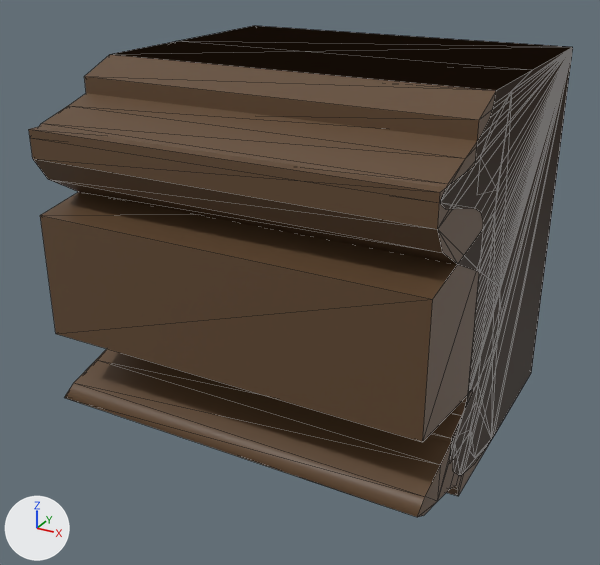
The glTF model game/assets/props/millwork_profile.glb as it was, and as the next commit left it.
The view is the same before and after, from a 50 mm lens placed at (0.967, -1.867, 0.818), pointed at (-0.028, -0.058, -0.086). Arrows for +X, +Y and +Z are at lower left; the lights stay in place. The first picture is the older version. Mesh edges are drawn as thin lines.

The first picture shows 'BeadedTrim', 'DoorCasing', 'WainscotFrame'.
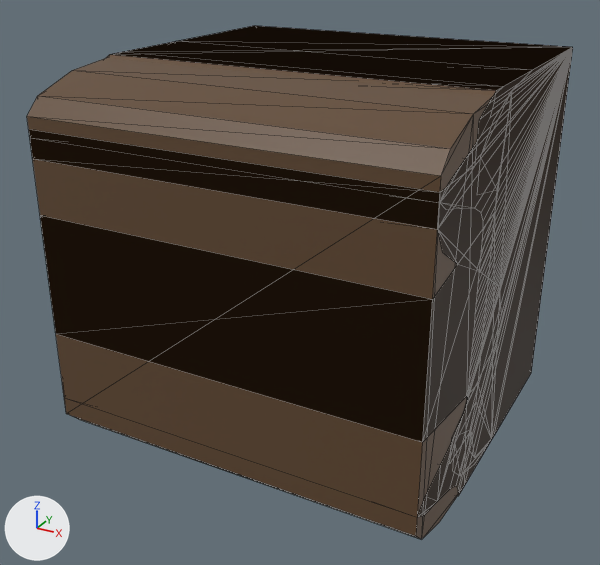
Commit message: Build Blender metal service-door surrounds with seated slotted fasteners

What the commit changed:
Mesh me_servicecasing is new.
It has 20 vertices, 36 faces and spans x -0.5..0.5, y -0.5..0.5, z -0.5..0.5.
It uses material mat_wood_dark (brown #614830).
Object 'ServiceCasing' (ob_servicecasing) is new; it shows me_servicecasing.
Its location is (0.0, 0.0, 0.0).

Changed parts and their boxes (x1, y1, x2, y2) in the pictures (600 x 565 px):
'ServiceCasing', added (brown)
    after: (27, 26, 572, 539)
'BeadedTrim', unchanged, covered by the edit
    before: (40, 26, 572, 517)
    after: (110, 26, 573, 517)
'DoorCasing', unchanged, covered by the edit
    both: (29, 26, 573, 461)
